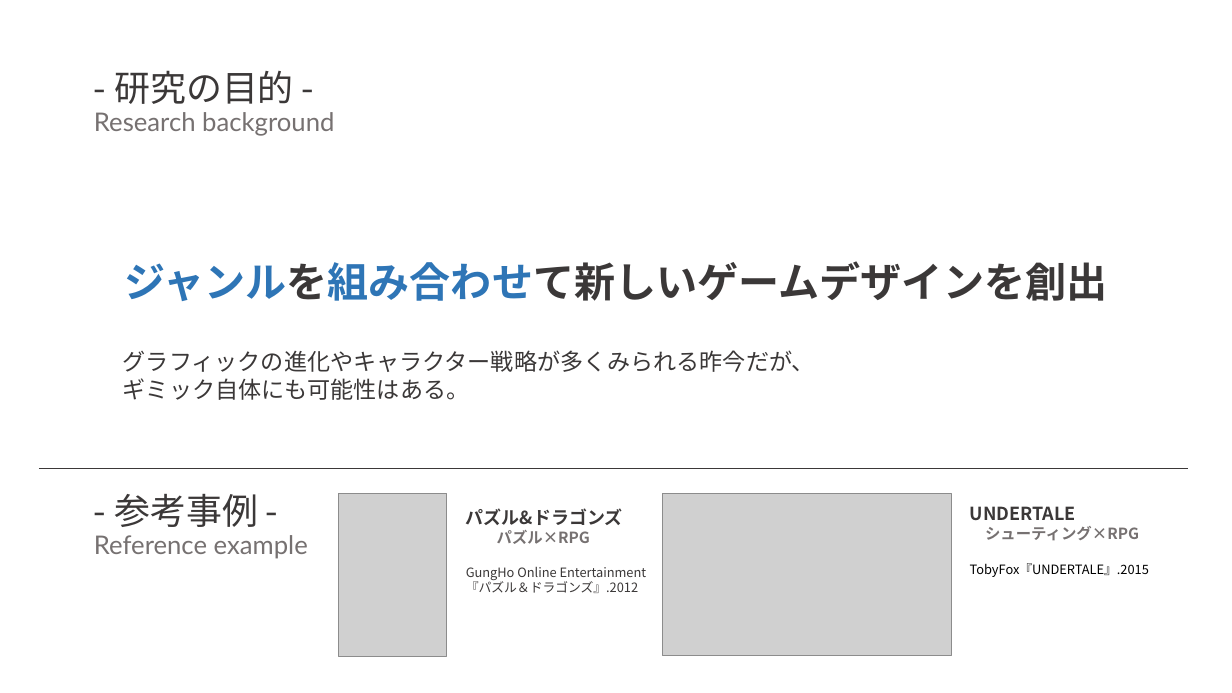
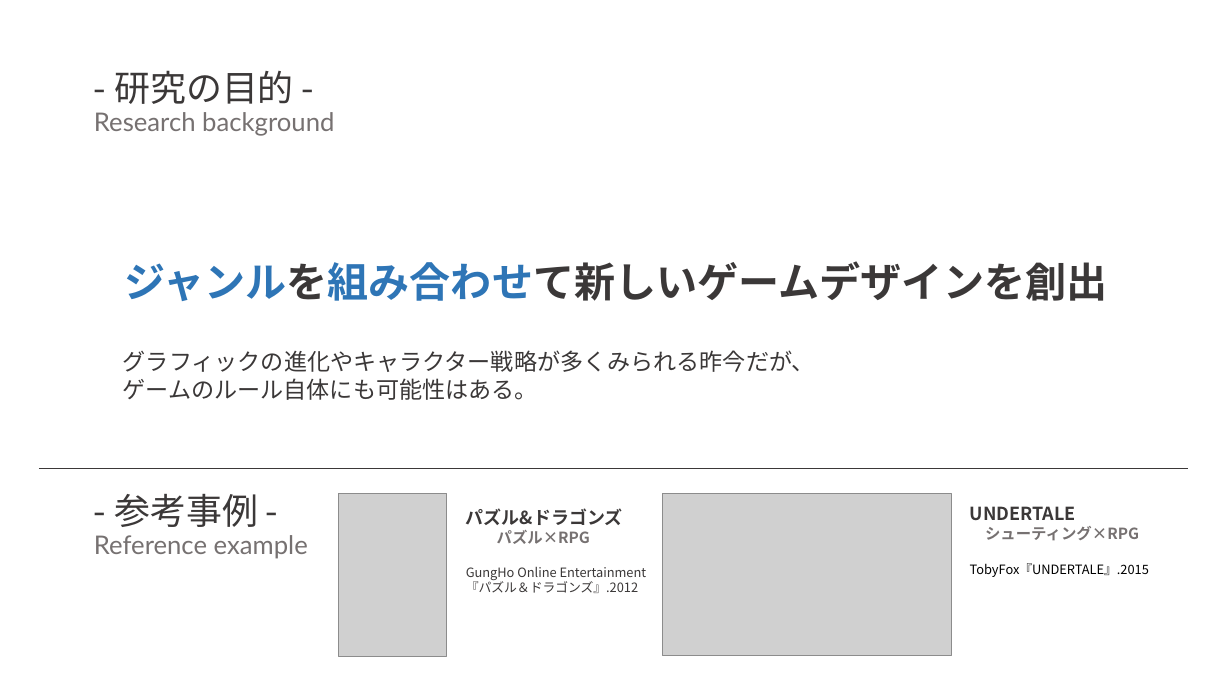
Before and after one commit to sakamana/PuzzleSoundGames, a slide deck: slide 4 of 卒研発表_佐久間.pptx. Drawn at 1232x693 pixels with LibreOffice and Linux fonts; fonts in the diff are those of the drawing; grey boxes stand for pictures. Boxes give left, top, right and bottom in pixels: in the first picture for what was removed or moved away, otherwise in the second. Text is boxed around its words. In the diff, an @@ line names an element or a change of style, - is before the commit and + after.

```diff
--- a/卒研発表_佐久間.pptx
+++ b/卒研発表_佐久間.pptx
@@ text at box(123, 378, 538, 400): text changed @@
-ギミック自体にも可能性はある。
+ゲームのルール自体にも可能性はある。
```
Also in this commit, not shown: 7 other slides changed, 1 slide added.
